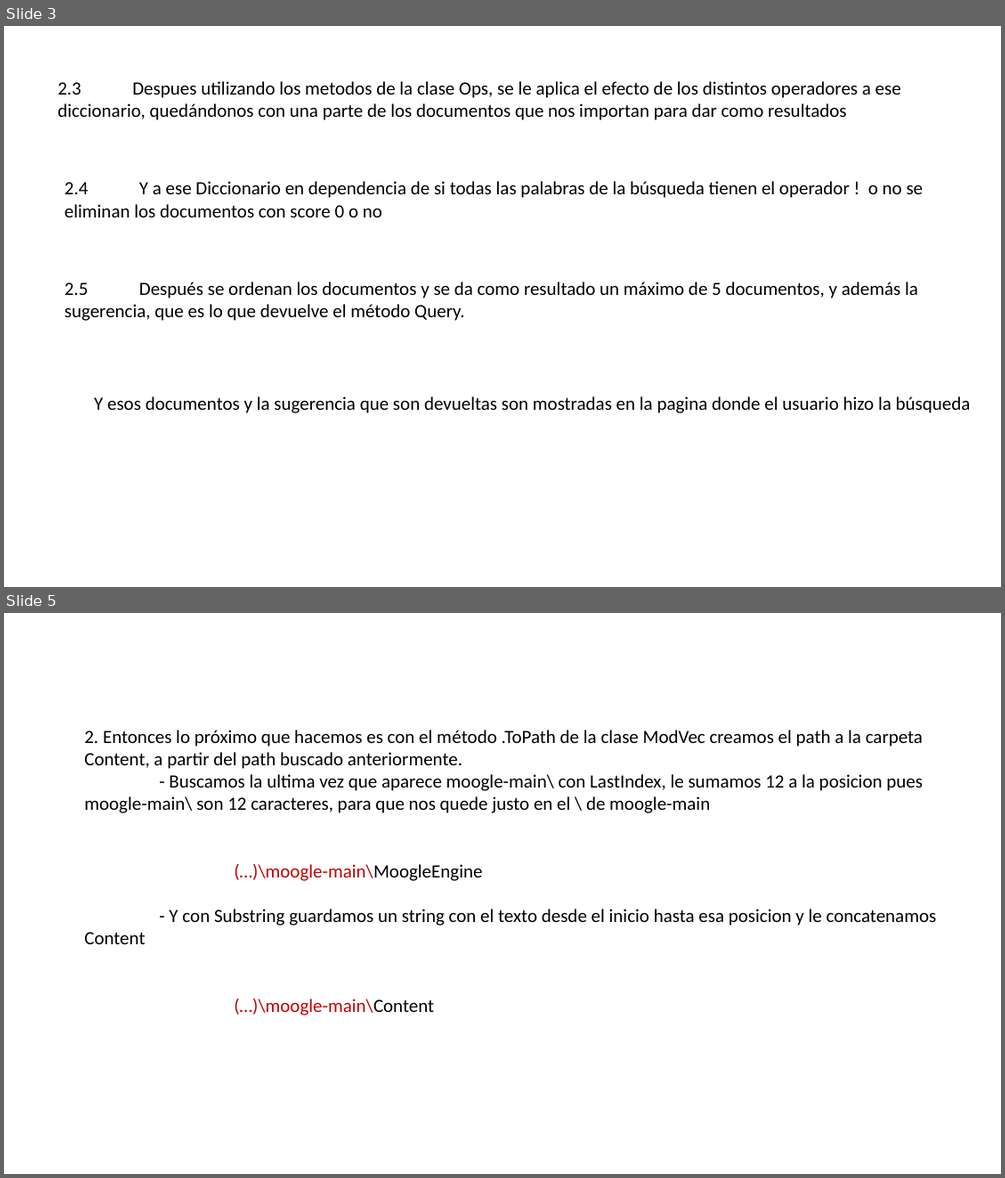
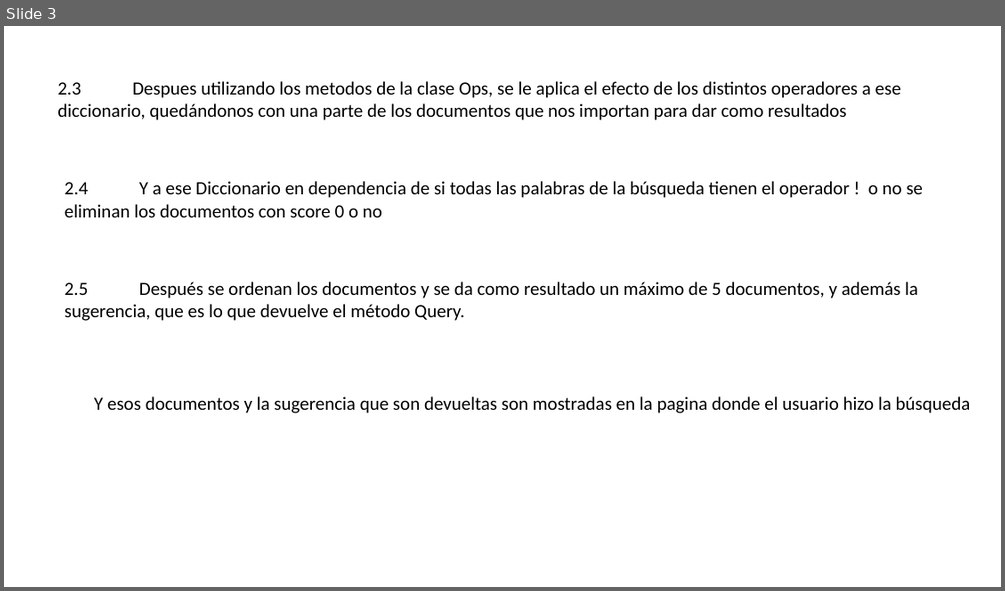
Before and after one commit to ChickenLittle02/Moogle, a slide deck: Inicio.pptx. Shown one above the other, each under a label of ours: slides 3 and 5 before the commit, slide 3 after it; the slides between them are not shown. The pictures are 1005x1178 and 1005x591 pixels, drawn with LibreOffice and Linux fonts; fonts in the diff are those of the drawing. Boxes give left, top, right and bottom in pixels: in the first picture for what was removed or moved away, otherwise in the second. Text is boxed around its words. In the diff, an @@ line names an element or a change of style, - is before the commit and + after.

```diff
--- a/Inicio.pptx
+++ b/Inicio.pptx
@@ slide 5 removed at <box>4,613,1001,1174</box>, background #FFFFFF @@
@@ text removed at <box>84,730,937,1015</box> @@
-2. Entonces lo próximo que hacemos es con el método .ToPath de la clase ModVec creamos el path a la carpeta Content, a partir del path buscado anteriormente.
-- Buscamos la ultima vez que aparece moogle-main\ con LastIndex, le sumamos 12 a la posicion pues moogle-main\ son 12 caracteres, para que nos quede justo en el \ de moogle-main
-(…)\moogle-main\MoogleEngine
-- Y con Substring guardamos un string con el texto desde el inicio hasta esa posicion y le concatenamos Content
-(…)\moogle-main\Content
```
Also in this commit, not shown: 2 slides changed, 1 other slide removed, 4 other files.
